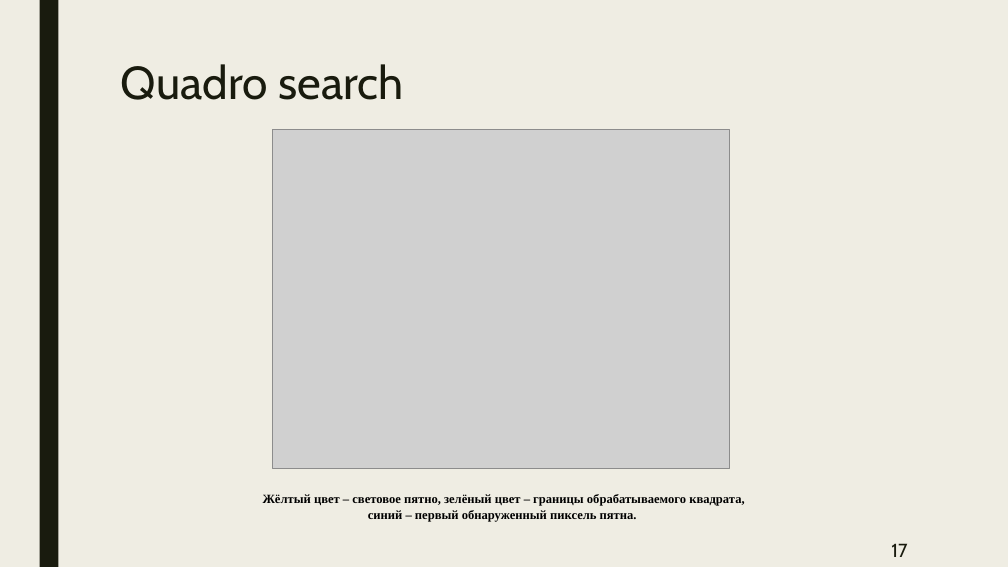
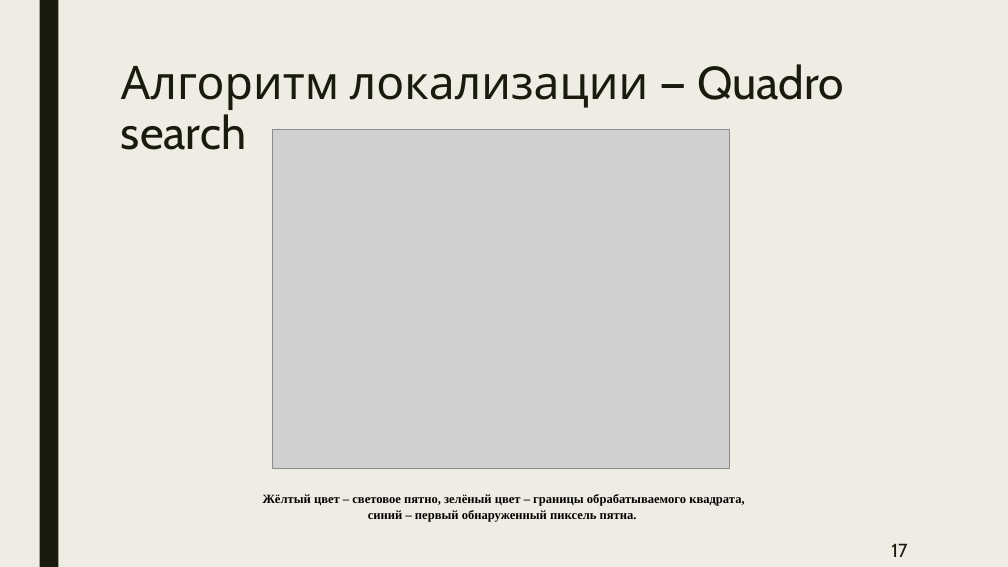
Before and after one commit to BarikQ/course_4, a slide deck: slide 17 of Pres/Диплом преза.pptx. Drawn at 1008x567 pixels with LibreOffice and Linux fonts; fonts in the diff are those of the drawing; grey boxes stand for pictures. Boxes give left, top, right and bottom in pixels: in the first picture for what was removed or moved away, otherwise in the second. Text is boxed around its words. In the diff, an @@ line names an element or a change of style, - is before the commit and + after.

```diff
--- a/Pres/Диплом преза.pptx
+++ b/Pres/Диплом преза.pptx
@@ title at (121,64,844,150): text changed @@
-Quadro search
+Алгоритм локализации — Quadro search
```
Also in this commit, not shown: 14 other slides changed, 14 other files.
